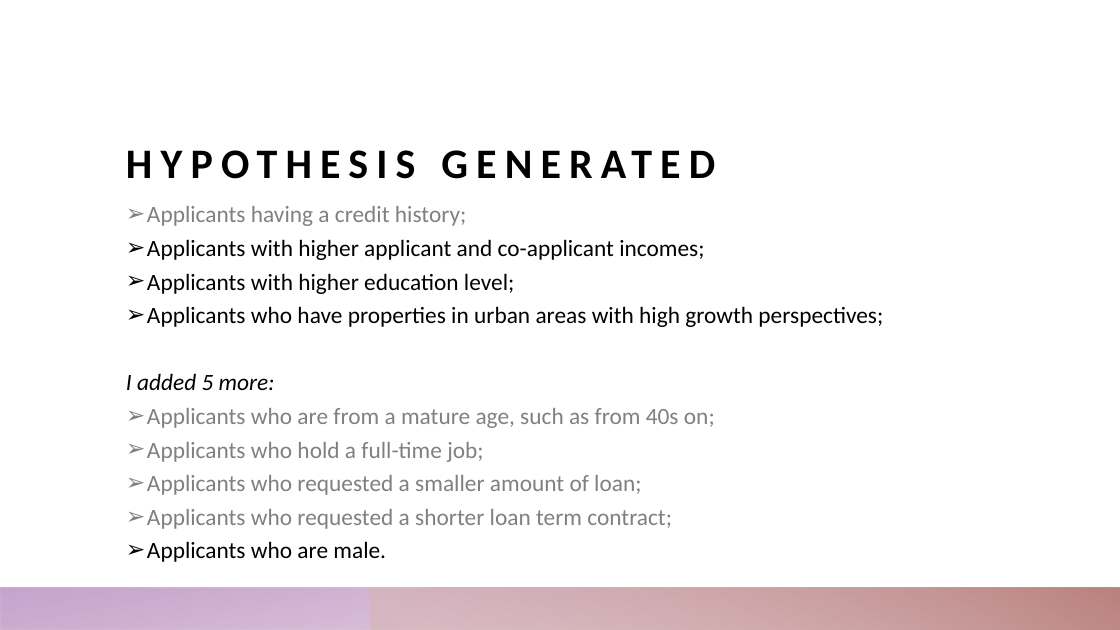
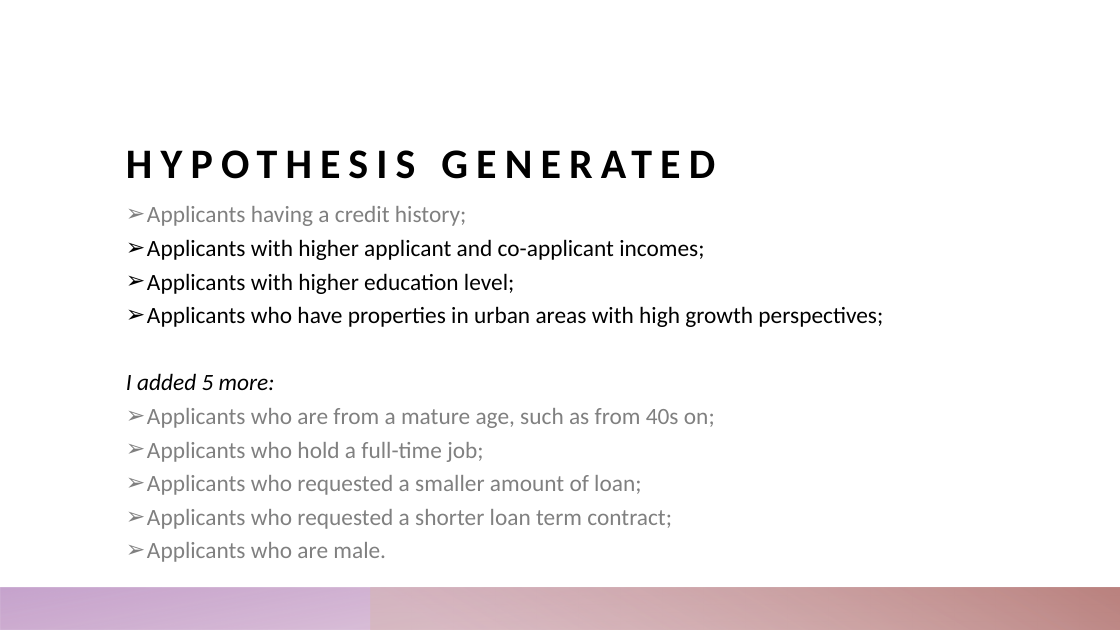
Before and after one commit to rafaelaqfc/Loan-Prediction-Project, a slide deck: slide 4 of Presentation.pptx. Drawn at 1120x630 pixels with LibreOffice and Linux fonts; fonts in the diff are those of the drawing. Boxes give left, top, right and bottom in pixels: in the first picture for what was removed or moved away, otherwise in the second. Text is boxed around its words. In the diff, an @@ line names an element or a change of style, - is before the commit and + after.

```diff
--- a/Presentation.pptx
+++ b/Presentation.pptx
@@ text at <box>147,542,386,562</box>: text colour #000000 to #808080 in "Applicants who are male." @@
```
Also in this commit, not shown: 6 other slides changed, 6 slides added, 2 slides removed, 1 other file.
